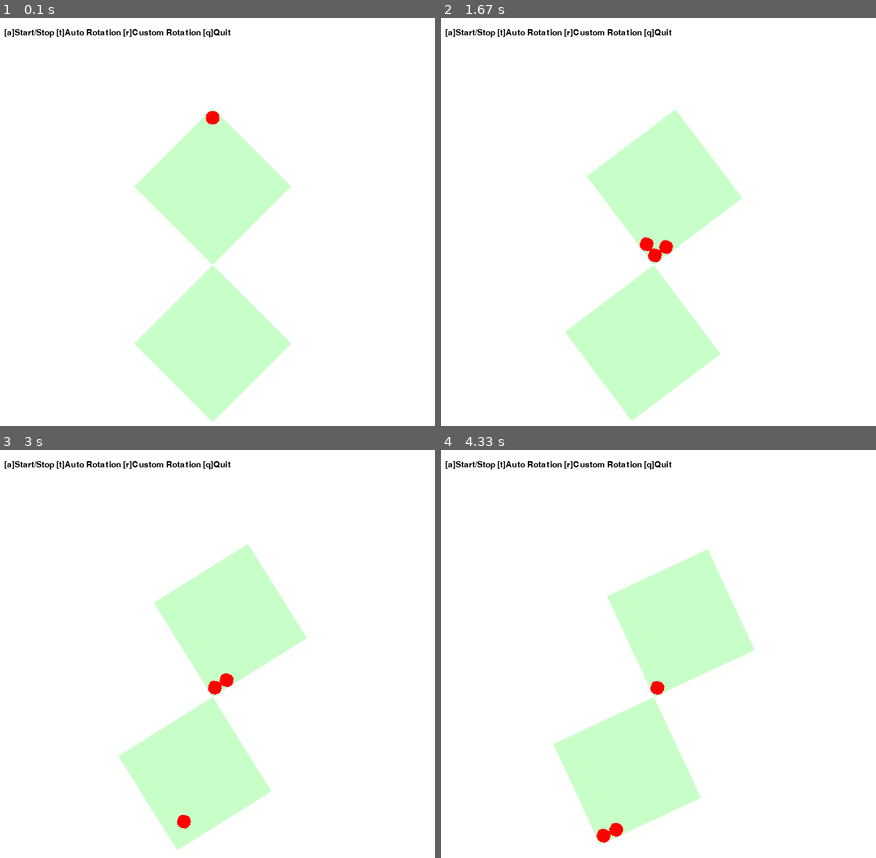
Above: before the commit, frames 1-4 (two rows, left to right).
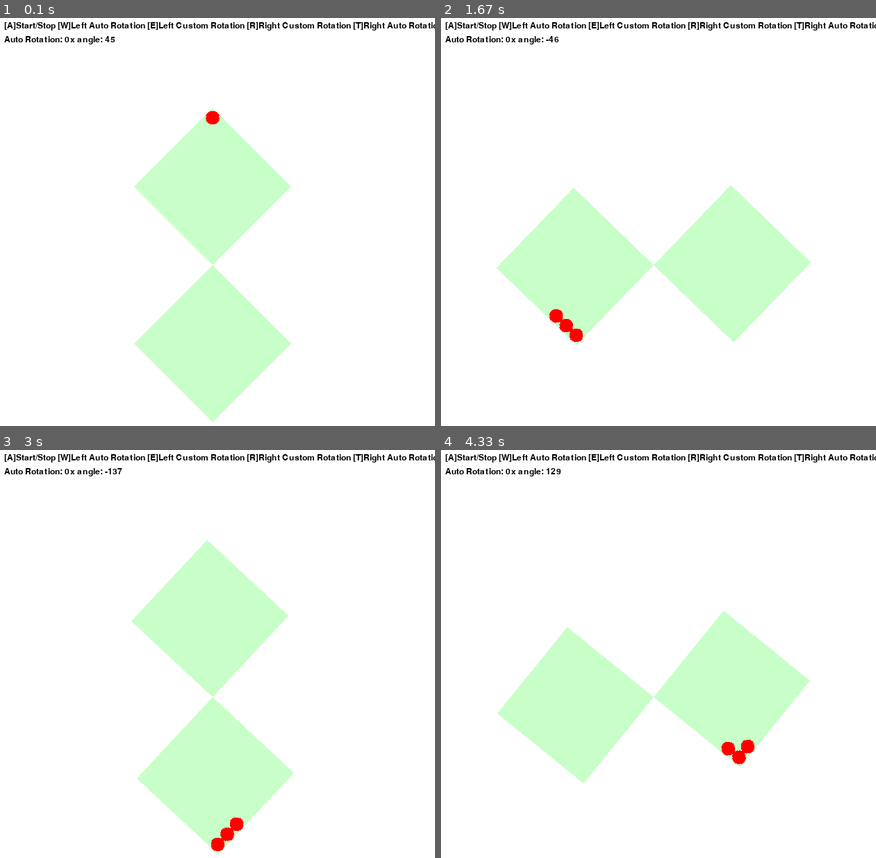
Above: after the commit, the same moments.

Repository: KadoProG/hourglass-python
Game: pygame game, started from run3.py
The game is run twice, just before and just after one commit, with the same random seed, the same clock (stepped at 60 frames per second) and the same inputs.
Inputs:
- Up to frame 1 (0.1 s): no input
- Up to frame 2 (1.67 s): tap E at 0.33 s; hold W 0.67-1.13 s; tap T at 0.82 s
- Up to frame 3 (3 s): hold A 1.73-2.13 s; tap E at 1.88 s; hold W 2.17-2.53 s; tap T at 2.32 s; hold A from 2.57 s (still down)
- Up to frame 4 (4.33 s): release A at 3.03 s; hold W 3.07-3.37 s; tap E at 3.22 s; hold A 3.4-3.93 s; tap T at 3.55 s; hold A from 3.97 s (still down)

The runs differ from the first frame. In frame 1, 1.5% of the frame differs, in the area x 0-100%, y 1-7%; in frame 2, 27%, in the area x 0-100%, y 1-99%; in frame 3, 8.2%; in frame 4, 23%.

Commit message:
update キーボードでの回転と表示に対応

Diff:
--- a/app/draws/draw_pygame.py
+++ b/app/draws/draw_pygame.py
@@ -14,6 +14,7 @@
         info = pygame.display.Info()  # ディスプレイ情報を取得
         self.x, self.y = info.current_w / 2, info.current_h
         self.screen = pygame.display.set_mode((self.x, self.y), pygame.RESIZABLE)
+        pygame.display.set_caption("砂時計 App")
         self.clock = pygame.time.Clock()
 
         screen_radius = min(self.x, self.y) // 2
@@ -23,7 +24,9 @@
         self.chamba_size = GRID_SIZE * self.radius
         self.canvas = pygame.Surface(canvas_size, pygame.SRCALPHA)
 
-    def draw(self, upper_dots, lower_dots, angle: int, is_alerm: bool):
+    def draw(
+        self, upper_dots, lower_dots, angle: int, is_alerm: bool, auto_rotation: int
+    ):
         # オブジェクトを描画
         pygame.draw.rect(self.canvas, GREEN, (0, 0, self.chamba_size, self.chamba_size))
 
@@ -65,18 +68,24 @@
         self.screen.blit(rotated_canvas, rect)  # 回転したキャンバスをメイン画面に描画
 
         # フォントの設定
-        font = pygame.font.Font(None, 18)  # デフォルトフォント（サイズ36）
+        font = pygame.font.Font(None, 18)
         # テキストの設定
-        text = "[a]Start/Stop [t]Auto Rotation [r]Custom Rotation [q]Quit"
+        text = "[A]Start/Stop [W]Left Auto Rotation [E]Left Custom Rotation [R]Right Custom Rotation [T]Right Auto Rotation [Q]Quit"
         text_color = (0, 0, 0)  # 黒色
         text_image = font.render(text, True, text_color)
-        self.screen.blit(text_image, (20, 20))
+        self.screen.blit(text_image, (20, 10))
+
+        # テキストの設定
+        text = f"Auto Rotation: {auto_rotation}x angle: {angle}"
+        text_color = (0, 0, 0)  # 黒色
+        text_image = font.render(text, True, text_color)
+        self.screen.blit(text_image, (20, 30))
 
         if is_alerm:
             # フォントの設定
             font = pygame.font.Font(None, 36)  # デフォルトフォント（サイズ36）
             # テキストの設定
-            text = "Hello, Pygame!"
+            text = "Alerm!"
             text_color = (0, 0, 0)  # 黒色
             text_image = font.render(text, True, text_color)
             self.screen.blit(text_image, (50, 50))
--- a/run3.py
+++ b/run3.py
@@ -3,6 +3,7 @@
 from app.draws.draw_pygame import DrawPygame
 import pygame
 import sys
+import math
 
 
 def main():
@@ -12,7 +13,9 @@
     angle = INIT_ANGLE
     pre_is_finish_falling = True
     is_alerm = False
-    is_auto_rotation = False
+    auto_rotation = 0
+    is_positive_cosine = math.sin((angle * math.pi) / 180) >= 0
+    is_positive_sine = math.cos((angle * math.pi) / 180) >= 0
 
     drawPygame = DrawPygame()
 
@@ -28,19 +31,23 @@
                     sys.exit()
                 if event.key == pygame.K_a:
                     is_alerm = False
+                elif event.key == pygame.K_w:
+                    auto_rotation -= 1
+                elif event.key == pygame.K_e:
+                    angle -= 90
                 elif event.key == pygame.K_t:
-                    is_auto_rotation = not is_auto_rotation
+                    auto_rotation += 1
                 elif event.key == pygame.K_r:
                     angle += 90
             elif event.type == pygame.VIDEORESIZE:
                 drawPygame.video_resize(event)
 
-        # 角度を増加させる
-        if is_auto_rotation:
-            angle += 1  # 毎フレーム1度回転
+        angle += auto_rotation**2 * (-1 if auto_rotation < 0 else 1)
 
-        if angle < -360:
-            angle = 0
+        if angle > 180:
+            angle -= 360
+        elif angle < -180:
+            angle += 360
 
         # 砂時計の角度を更新
         hourglass.set_angle(angle)
@@ -53,11 +60,21 @@
             is_alerm = True
             pre_is_finish_falling = True
         elif not is_finish_falling:
-            is_alerm = False
             pre_is_finish_falling = False
 
+        # 角度ジャッジが変化したらアラームを停止する
+        pre_is_positive_sine = math.sin((angle * math.pi) / 180) >= 0
+        pre_is_positive_cosine = math.cos((angle * math.pi) / 180) >= 0
+        if not (
+            pre_is_positive_cosine == is_positive_cosine
+            and pre_is_positive_sine == is_positive_sine
+        ):
+            is_alerm = False
+            is_positive_sine = pre_is_positive_sine
+            is_positive_cosine = pre_is_positive_cosine
+
         # 描写
-        drawPygame.draw(upperDots, lowerDots, angle, is_alerm)
+        drawPygame.draw(upperDots, lowerDots, angle, is_alerm, auto_rotation)
         drawPygame.clock.tick(1 / FRAMERATE)
 
 
